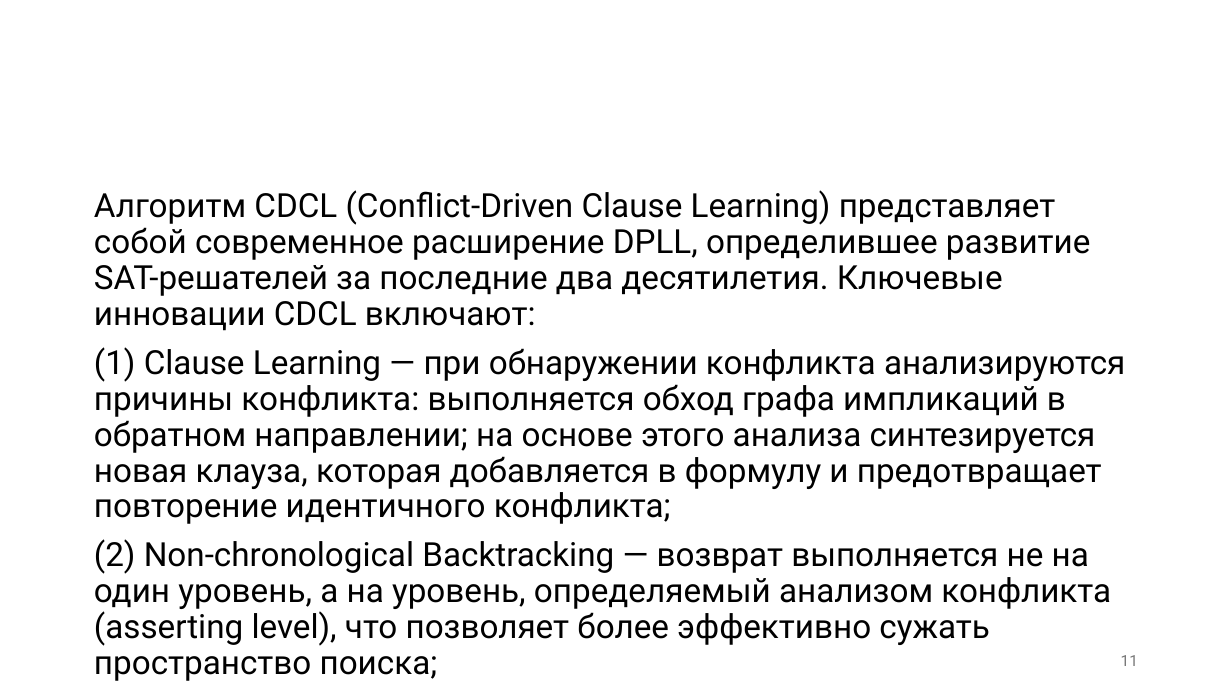
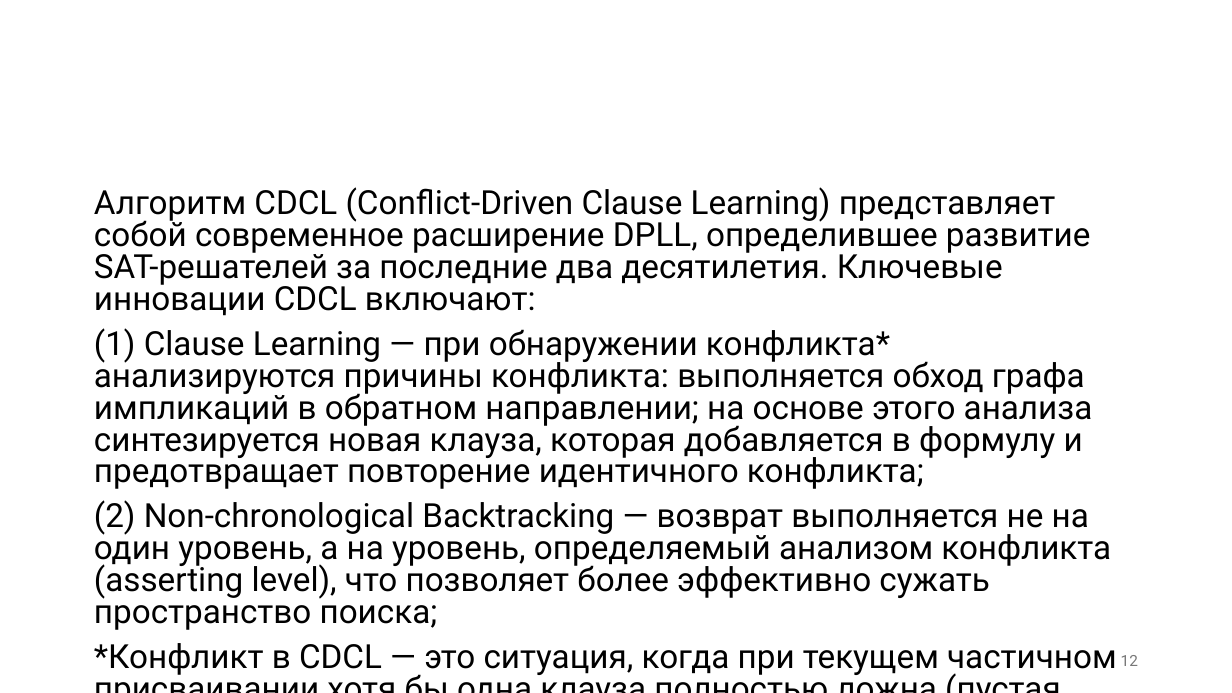
Before and after one commit to PlatonBarchenkov/SAT_Solver, a slide deck: slide 12 of SAT-решатели (презентация).pptx (slide 11 before the commit). Drawn at 1232x693 pixels with LibreOffice and Linux fonts; fonts in the diff are those of the drawing; background and template pictures are left out. Boxes give left, top, right and bottom in pixels: in the first picture for what was removed or moved away, otherwise in the second. Text is boxed around its words. In the diff, an @@ line names an element or a change of style, - is before the commit and + after.

```diff
--- a/SAT-решатели (презентация).pptx
+++ b/SAT-решатели (презентация).pptx
@@ text at bbox=[94, 187, 1111, 630]: line spacing 0.9 to 0.8 @@
@@ text at bbox=[94, 328, 1093, 489]: text changed @@
-(1) Clause Learning — при обнаружении конфликта анализируются причины конфликта: выполняется обход графа импликаций в обратном направлении; на основе этого анализа синтезируется новая клауза, которая добавляется в формулу и предотвращает повторение идентичного конфликта;
+(1) Clause Learning — при обнаружении конфликта* анализируются причины конфликта: выполняется обход графа импликаций в обратном направлении; на основе этого анализа синтезируется новая клауза, которая добавляется в формулу и предотвращает повторение идентичного конфликта;
@@ text at bbox=[94, 643, 1117, 677]: paragraph added @@
+*Конфликт в CDCL — это ситуация, когда при текущем частичном присваивании хотя бы одна клауза полностью ложна (пустая клауза).
@@ page number at bbox=[1121, 655, 1138, 666]: text changed @@
-11
+12
```
Also in this commit, not shown: 5 other slides changed, 6 slides added, 3 other files.
